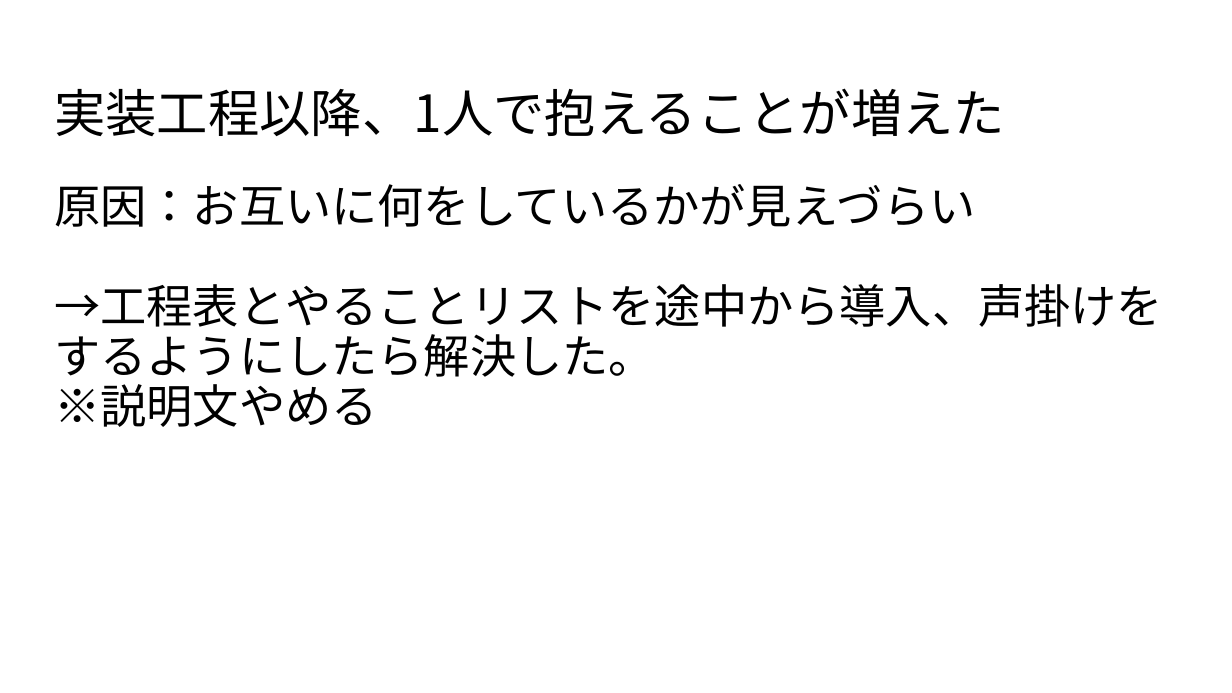
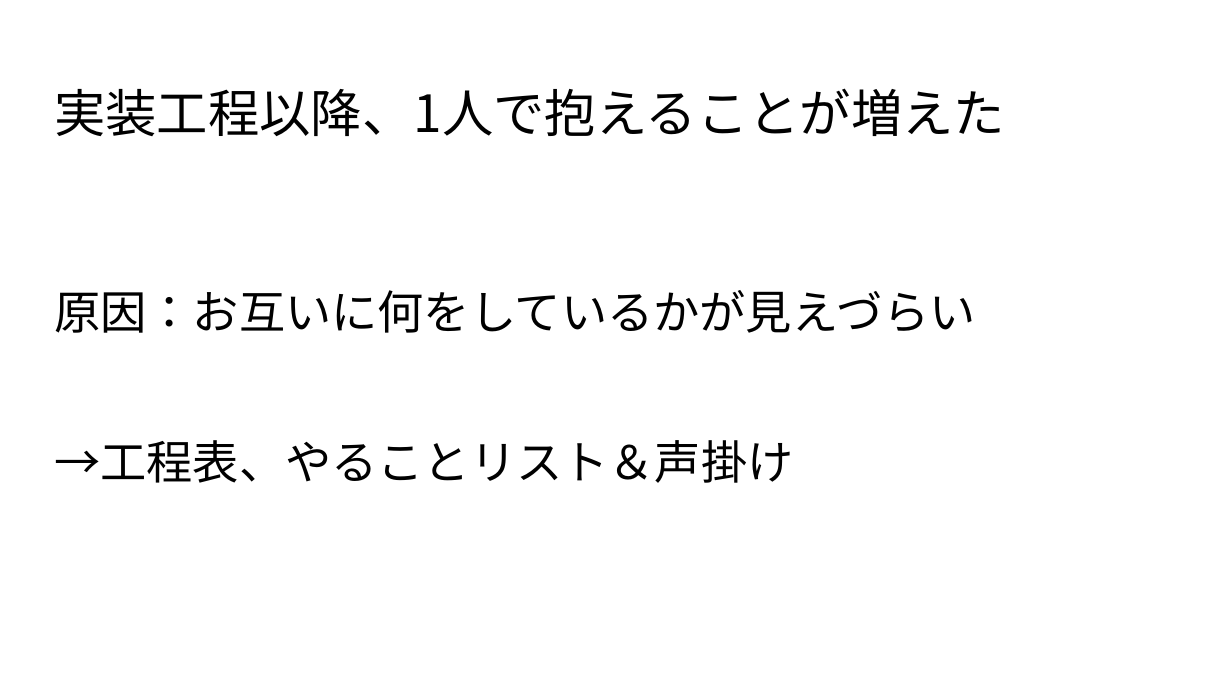
Before and after one commit to dojo2022/C-4, a slide deck: slide 29 of C-4_配布資料/C４_発表スライド.pptx. Drawn at 1232x693 pixels with LibreOffice and Linux fonts; fonts in the diff are those of the drawing. Boxes give left, top, right and bottom in pixels: in the first picture for what was removed or moved away, otherwise in the second. Text is boxed around its words. In the diff, an @@ line names an element or a change of style, - is before the commit and + after.

```diff
--- a/C-4_配布資料/C４_発表スライド.pptx
+++ b/C-4_配布資料/C４_発表スライド.pptx
@@ text at <box>54,440,793,483</box>: text changed @@
-→工程表とやることリストを途中から導入、声掛けをするようにしたら解決した。
-※説明文やめる
+→工程表、やることリスト＆声掛け
```
Also in this commit, not shown: 18 other slides changed.
